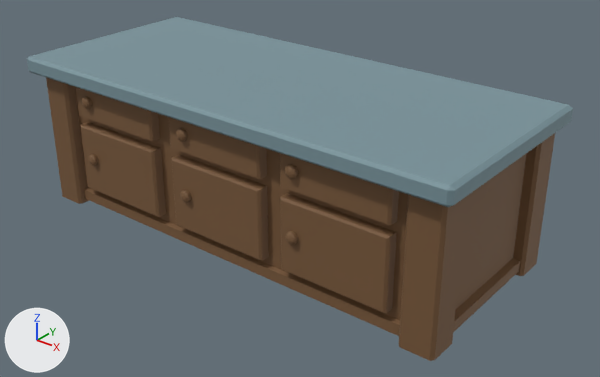
Before and after pictures for a commit that changed the FBX model BlindNight/Assets/Models/KitchenIsland.fbx.
Before and after are seen from a camera (50 mm lens) standing at (7.83, -1.56, 3.18) and looking at (4.18, 3.0, 0.35). The lights are fixed; the arrows at lower left show +X, +Y and +Z. Where no turn or scale is listed for an object, it has been applied to the vertices.

Script lines for the objects in view, before the commit:
```python
me_kitchenisland_mesh = bpy.data.meshes.new('KitchenIsland_Mesh')
me_kitchenisland_mesh.from_pydata(...)  # 706 vertices, 612 faces; spans x -1.95..1.95, y -0.84..0.84, z -0.05..1.21
# faces by material slot: [586, 26]
me_kitchenisland_mesh.materials.append(mat_kitchenisland_m)  # brown #795839
me_kitchenisland_mesh.materials.append(mat_grey_m)  # cyan #79939b
ob_kitchenisland = bpy.data.objects.new('KitchenIsland', me_kitchenisland_mesh)
ob_kitchenisland.location = (3.98, 2.976, 0.0)
```
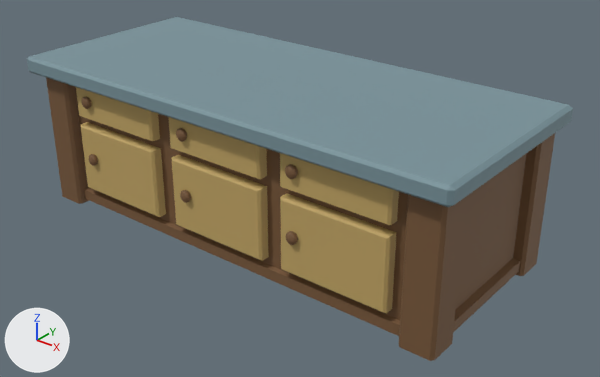
The newer file is also rescaled (x0.944), turned or shifted as a whole; pictures and numbers use the older file's frame.

Changed parts and their boxes [x1, y1, x2, y2] in the pictures (600 x 377 px):
part 1 of me_kitchenisland_mesh, recoloured: [169, 117, 399, 313] in both
part 2 of me_kitchenisland_mesh, recoloured: [76, 87, 160, 216] in both
part 3 of me_kitchenisland_mesh, recoloured: [147, 110, 176, 217] in both

The change, as a diff of the scene's bpy script:
```diff
--- a/BlindNight/Assets/Models/KitchenIsland.fbx.py
+++ b/BlindNight/Assets/Models/KitchenIsland.fbx.py
@@ mat_kitchenislanddoors_m @@
+mat_kitchenislanddoors_m = principled_material('KitchenIslandDoors_M')
+mat_kitchenislanddoors_m.base_color = (0.538, 0.378, 0.129)  # orange #c2a565
+mat_kitchenislanddoors_m.roughness = 0.69
@@ me_kitchenisland_mesh @@
 me_kitchenisland_mesh.from_pydata(...)  # 706 vertices, 612 faces; spans x -1.95..1.95, y -0.84..0.84, z -0.05..1.21
 # used by ob_kitchenisland; location = (3.98, 2.976, 0.0)
+# me_kitchenisland_mesh part 1: 36 of the faces centred in x 0.02..1.5, y -0.74..-0.63, z 0.14..1.04 switch from mat_kitchenisland_m (brown #795839) to mat_kitchenislanddoors_m (orange #c2a565)
+# me_kitchenisland_mesh part 2: 16 of the faces centred in x -1.48..-1.04, y -0.74..-0.63, z 0.14..1.04 switch from mat_kitchenisland_m (brown #795839) to mat_kitchenislanddoors_m (orange #c2a565)
+# me_kitchenisland_mesh part 3: 8 of the faces centred in x -0.61..-0.41, y -0.73..-0.68, z 0.42..0.91 switch from mat_kitchenisland_m (brown #795839) to mat_kitchenislanddoors_m (orange #c2a565)
 me_kitchenisland_mesh.materials.append(mat_grey_m)
```
